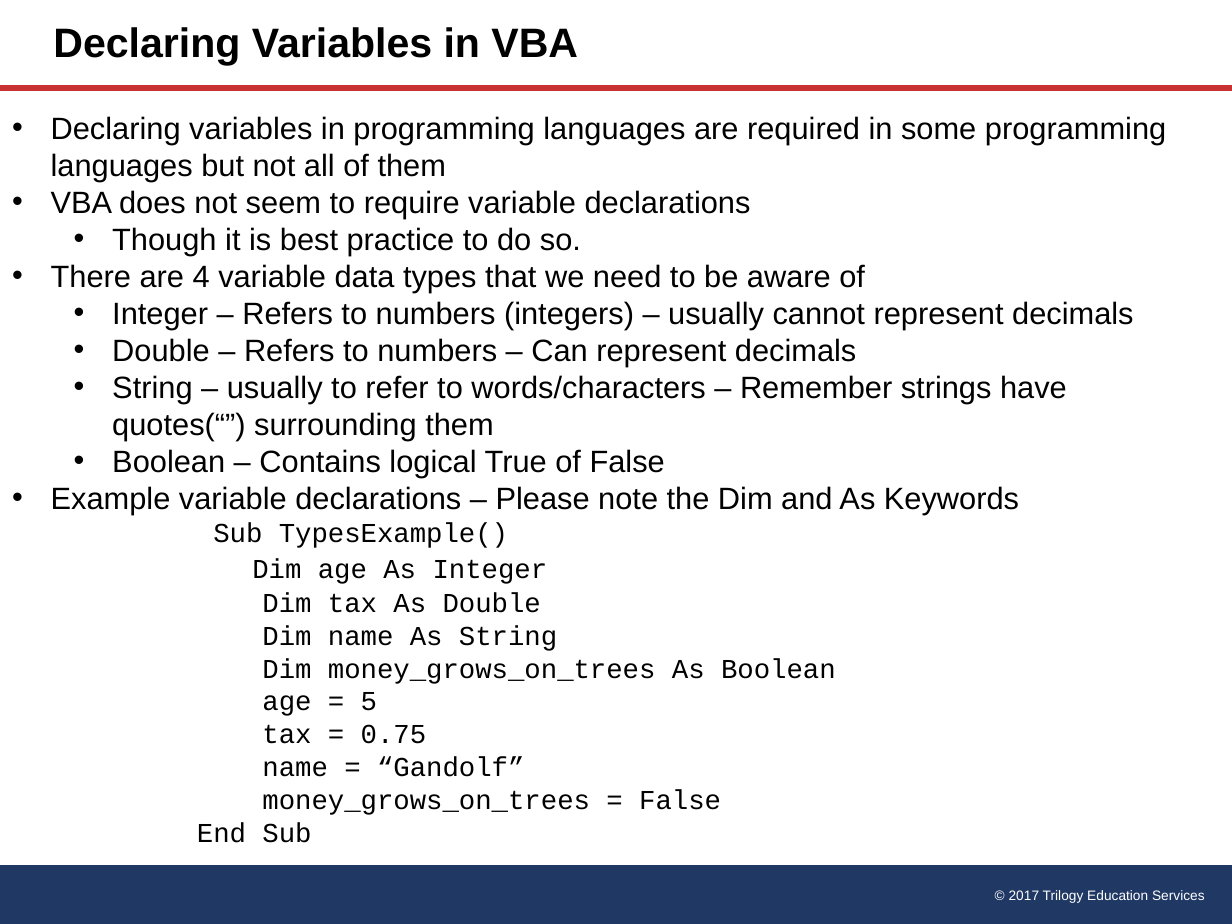
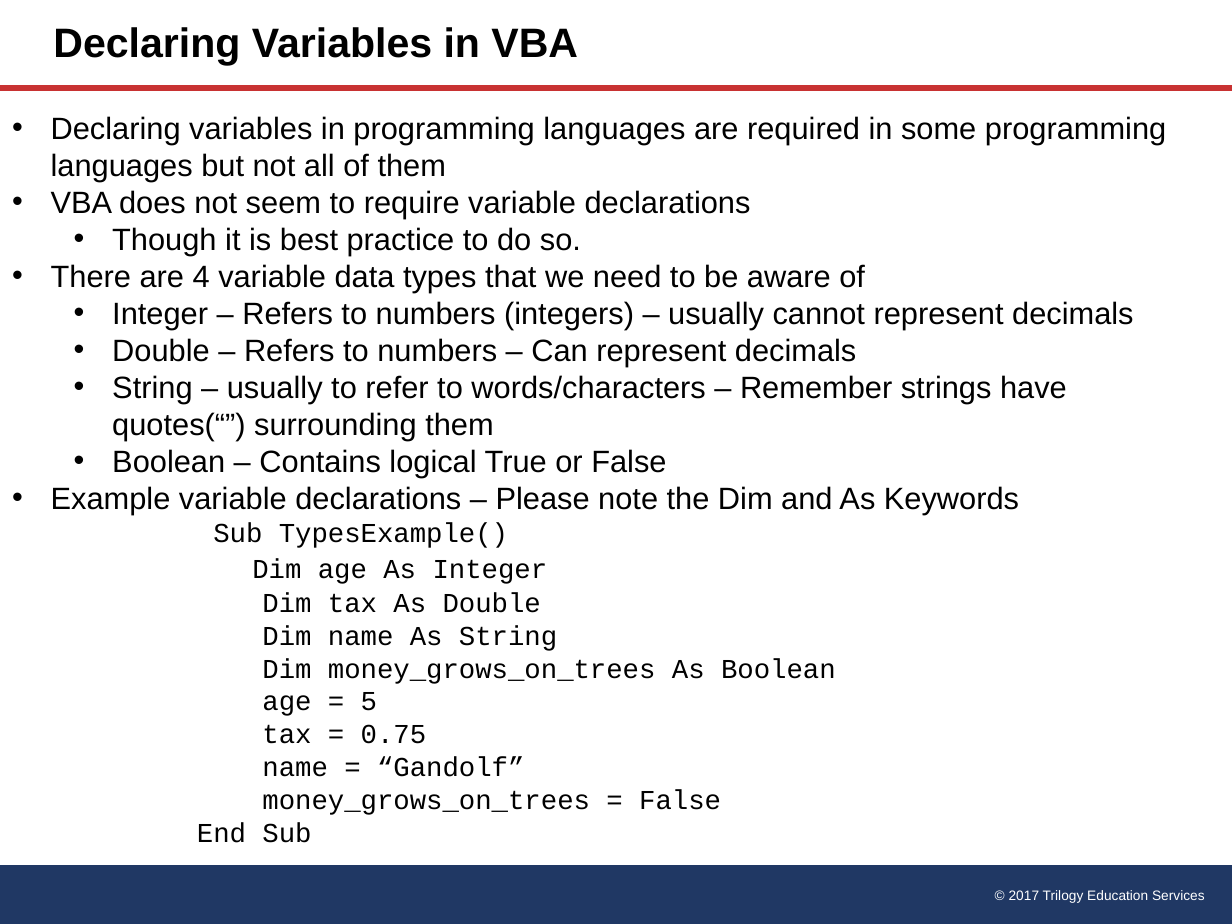
Before and after one commit to lisagee24/matplotlib_HW, a slide deck: slide 10 of 02-VBA-Scripting/3/VBA_Cheat_Sheet.pptx. Drawn at 1232x924 pixels with LibreOffice and Linux fonts; fonts in the diff are those of the drawing. Boxes give left, top, right and bottom in pixels: in the first picture for what was removed or moved away, otherwise in the second. Text is boxed around its words. In the diff, an @@ line names an element or a change of style, - is before the commit and + after.

```diff
--- a/02-VBA-Scripting/3/VBA_Cheat_Sheet.pptx
+++ b/02-VBA-Scripting/3/VBA_Cheat_Sheet.pptx
@@ text at <box>112,449,666,477</box>: text changed @@
-  • Boolean – Contains logical True of False
+  • Boolean – Contains logical True or False
```
Also in this commit, not shown: 3 other slides changed.
